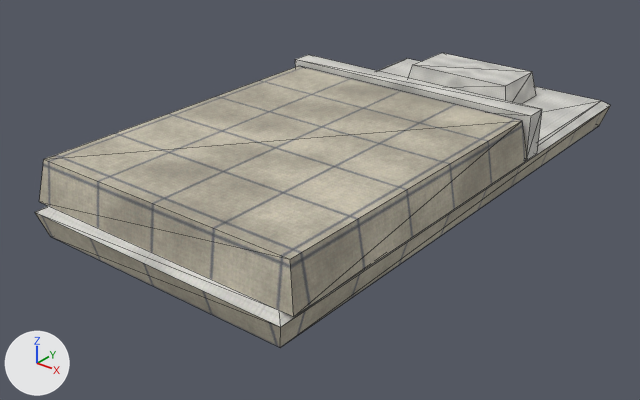
The glTF model assets/models/futon.glb: old version first, new version second.
One viewpoint serves both versions: a 50 mm lens placed at (1.68, -2.33, 1.29), pointed at (-0.05, -0.17, -0.06). The axes (+X, +Y, +Z) are drawn at lower left. The lights are the same throughout. The picture after the commit comes second. Mesh edges are drawn as thin lines. Vertices at exactly the same position are counted once.

Script lines for the objects in view, before the commit:
```python
me_futon = bpy.data.meshes.new('futon')
me_futon.from_pydata(...)  # 36 vertices, 58 faces; spans x -0.5..0.5, y -1.0..1.0, z 0.0..0.26
# faces by material slot: [24, 34]
me_futon.materials.append(mat_futon)  # picture img_futon_cloth
me_futon.materials.append(mat_cloth)  # picture img_white_cloth
ob_futon = bpy.data.objects.new('futon', me_futon)
ob_futon.location = (0.0, 0.0, 0.0)
```
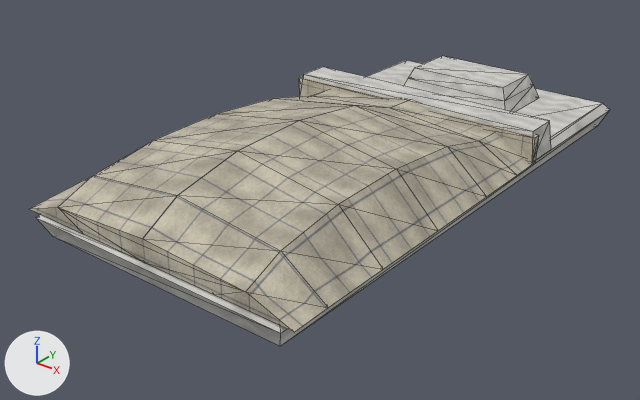
Boxes (x1, y1, x2, y2) around the edits, measured in the pictures (640 x 400 px; the box of a moved part takes in the faces that stretch with it):
'futon', reshaped: before (35, 53, 611, 348); after (30, 56, 610, 346)
part 1 of me_futon, moved or reshaped: before (35, 59, 611, 348); after (36, 60, 610, 346)
part 2 of me_futon, moved or reshaped: before (295, 55, 542, 161); after (303, 67, 551, 159)
part 3 of me_futon, rebuilt: before (39, 66, 526, 317); after (30, 76, 539, 332)
part 4 of me_futon, rebuilt (6% wider, 10% taller): before (409, 53, 536, 104); after (404, 56, 539, 112)

The change in detail:
me_futon is used by ob_futon; location (0.0, 0.0, 0.0).
me_futon had 36 vertices, 58 faces and spanned x -0.5..0.5, y -1.0..1.0, z 0.0..0.26.
me_futon now has 94 vertices, 176 faces and spans x -0.53..0.53, y -1.0..1.0, z 0.0..0.3.
me_futon part 1: the loose piece of 12 vertices spanning x -0.49..0.49, y -1.0..1.0, z 0.0..0.1 is moved by (0.0, 0.0, -0.01), in mat_cloth (picture img_white_cloth).
me_futon part 2: the loose piece of 8 vertices spanning x -0.5..0.5, y 0.24..0.32, z 0.1..0.26 is scaled about its middle by (1, 1.69, 0.656), then moved by (0.0, 0.07, -0.04).
me_futon part 3: the loose piece of 8 vertices spanning x -0.5..0.5, y -0.97..0.25, z 0.1..0.25 is rebuilt with 62 vertices and now spans x -0.53..0.53, y -1.0..0.3, z 0.08..0.3.
me_futon part 4: the loose piece of 8 vertices spanning x -0.23..0.23, y 0.61..0.87, z 0.1..0.2 is rebuilt with 12 vertices and now spans x -0.24..0.24, y 0.6..0.88, z 0.1..0.2.
